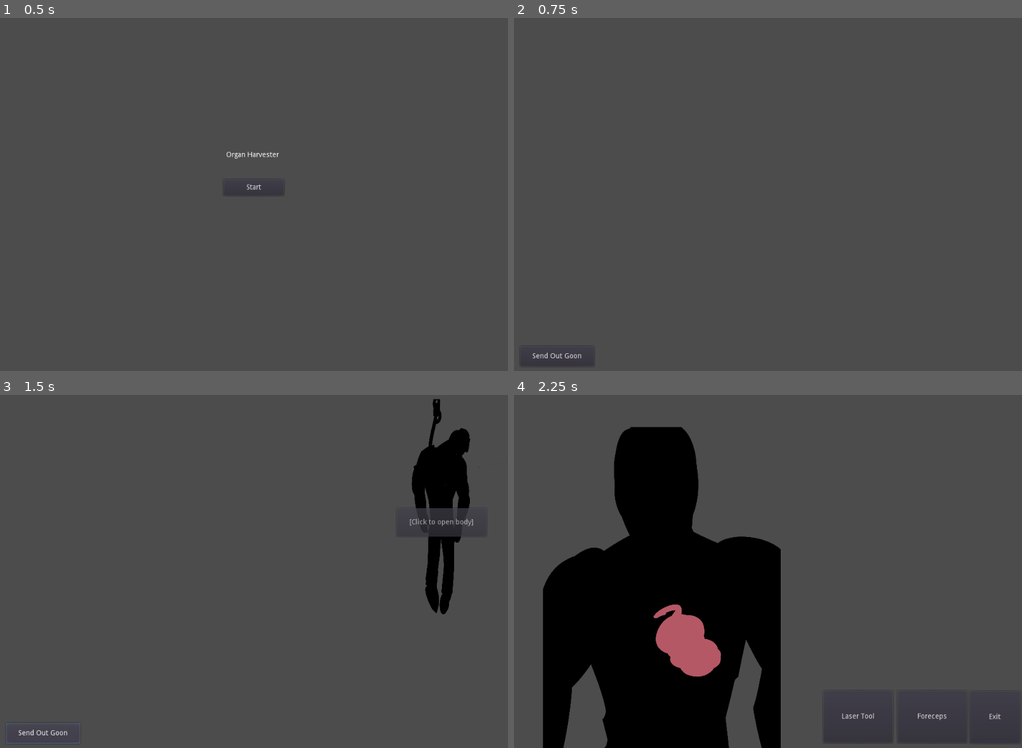
Above: before the commit, frames 1-4 (two rows, left to right).
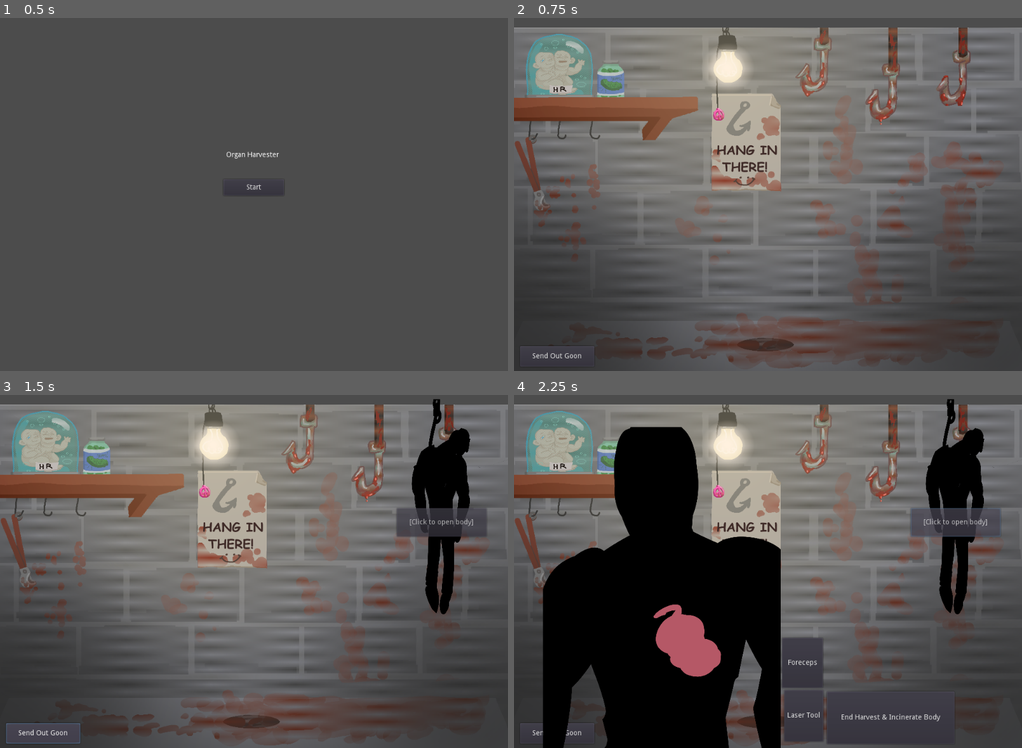
Above: after the commit, the same moments.

Repository: HelmetBugg/OrganHarvester
Game: Godot game, scene res://Main.tscn
Two runs of this game, one before a commit and one after it. Both use one fixed random seed, a clock stepped at 60 frames per second and the inputs below.
Inputs:
- Up to frame 1 (0.5 s): no input
- Up to frame 2 (0.75 s): click "Start" at 0.5 s
- Up to frame 3 (1.5 s): click "Send Out Goon" at 1.25 s
- Up to frame 4 (2.25 s): click "[Click to open body]" at 2 s

Frame 1 is identical in both runs. In frame 2, 58% of the frame differs, in the area x 0-100%, y 2-100%; in frame 3, 55%; in frame 4, 42%.

Commit message:
made operation room a subscene and bodies disapear when you exit it. Added cuties basement background.

Diff:
--- a/GoonButton.gd
+++ b/GoonButton.gd
@@ -3,6 +3,6 @@
 func _on_GoonButton_pressed():
 	var bodies = get_tree().get_nodes_in_group("bodies")
 	for body in bodies:
-		if !body.active:
-			body.toggleActive()
+		if !body.occupied:
+			body.toggle_occupied()
 			return
--- a/basement.tscn
+++ b/basement.tscn
@@ -1,9 +1,15 @@
-[gd_scene load_steps=3 format=2]
+[gd_scene load_steps=4 format=2]
 
 [ext_resource path="res://body.tscn" type="PackedScene" id=1]
 [ext_resource path="res://GoonButton.gd" type="Script" id=2]
+[ext_resource path="res://art/basement_bg.png" type="Texture" id=3]
 
 [node name="Node2D" type="Node2D"]
+
+[node name="background" type="Sprite" parent="."]
+position = Vector2( 498.5, 361.5 )
+scale = Vector2( 0.5015, 0.483571 )
+texture = ExtResource( 3 )
 
 [node name="GoonButton" type="Button" parent="."]
 margin_left = 12.0
--- a/body.gd
+++ b/body.gd
@@ -1,21 +1,27 @@
 extends Node2D
 
-var active = true
+var occupied = true
 var harvested = false
+var scene_instance
 
 func _ready():
-	toggleActive()
+	toggle_occupied()
 	add_to_group("bodies")
 
-func toggleActive():
-	if active:
+
+func toggle_occupied():
+	if occupied:
 		$graphic.visible = false
 		$open_button.visible = false
-		active = false
+		occupied = false
 	else:
 		$graphic.visible = true
 		$open_button.visible = true
-		active = true
+		occupied = true
 
-func _on_open_button_pressed():
-	get_tree().change_scene_to(load('res://operation_room.tscn'))
+
+func _on_open_button_pressed():	#get_tree().change_scene_to(load('res://operation_room.tscn'))
+	var operating_room_scene = load("res://operation_room.tscn")
+	var instance = operating_room_scene.instance()
+	instance.current_body = self
+	get_parent().add_child(instance)
--- a/operation_room.gd
+++ b/operation_room.gd
@@ -1,4 +1,6 @@
 extends Node2D
+
+var current_body
 
 func _ready():
 	spawnOrgans()
@@ -7,4 +9,5 @@
 	print("spawned em")
 
 func _on_Button3_pressed():
-	get_tree().change_scene_to(load('res://basement.tscn'))
+	current_body.toggle_occupied()
+	self.queue_free()
--- a/operation_room.tscn
+++ b/operation_room.tscn
@@ -26,28 +26,29 @@
 shape = SubResource( 1 )
 
 [node name="Button" type="Button" parent="."]
-margin_left = 755.0
-margin_top = 587.0
-margin_right = 892.0
-margin_bottom = 690.0
+margin_left = 528.0
+margin_top = 483.0
+margin_right = 608.0
+margin_bottom = 581.0
 rect_pivot_offset = Vector2( 43, 52 )
 text = "Foreceps"
 
 [node name="Button2" type="Button" parent="."]
-margin_left = 609.0
-margin_top = 587.0
-margin_right = 746.0
-margin_bottom = 690.0
+margin_left = 532.0
+margin_top = 586.0
+margin_right = 609.0
+margin_bottom = 687.0
 rect_pivot_offset = Vector2( 43, 52 )
 text = "Laser Tool"
 
 [node name="Button3" type="Button" parent="."]
-margin_left = 897.0
-margin_top = 588.0
-margin_right = 997.0
-margin_bottom = 691.0
+margin_left = 616.0
+margin_top = 589.0
+margin_right = 867.0
+margin_bottom = 692.0
 rect_pivot_offset = Vector2( 43, 52 )
-text = "Exit"
+size_flags_vertical = 2
+text = "End Harvest & Incinerate Body"
 
 [node name="Body" type="Area2D" parent="."]
 position = Vector2( -29, 418 )
--- a/test_organ.gd
+++ b/test_organ.gd
@@ -1,4 +1,5 @@
 extends KinematicBody2D
+
 var dragging = false
 signal dragsignal;
 var grabbed_offset = Vector2()
Binary file added: art/basement_bg.png
Not shown, added: art/basement_bg.png.import
